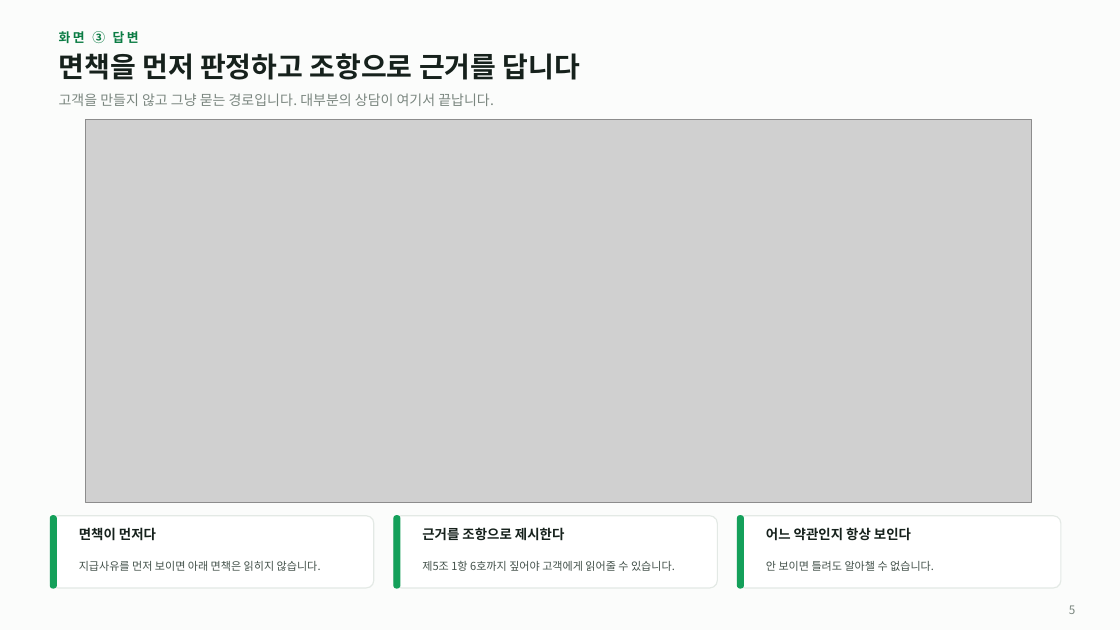
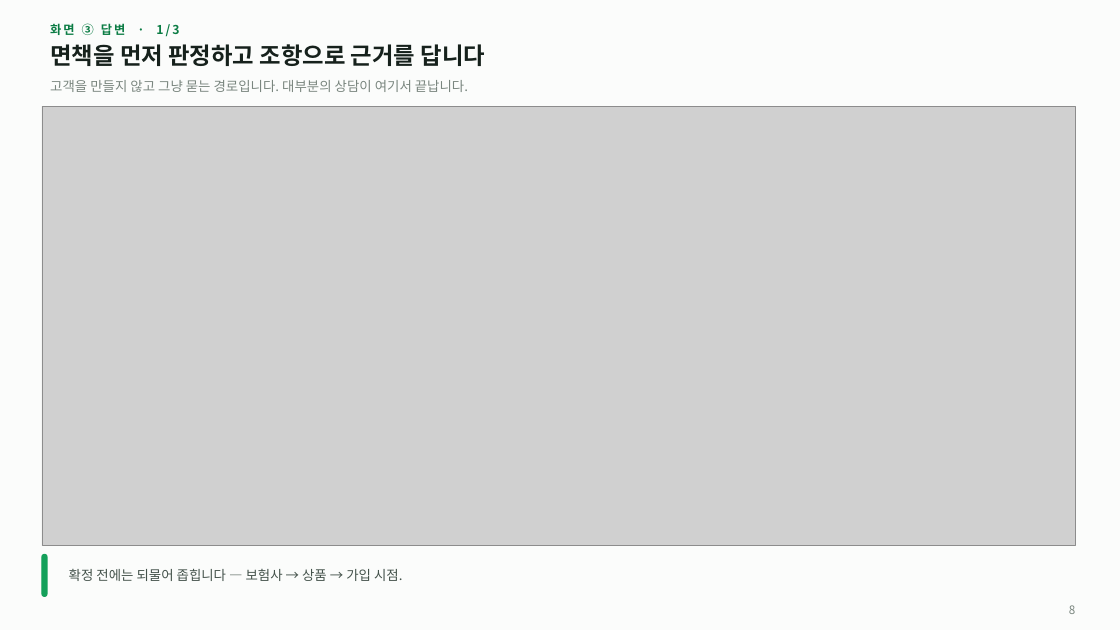
Before and after one commit to acathy870928-hash/chacha6377, a slide deck: slide 8 of docs/Insurance_AI_상담설계.pptx (slide 5 before the commit). Drawn at 1120x630 pixels with LibreOffice and Linux fonts; fonts in the diff are those of the drawing; grey boxes stand for pictures. Boxes give left, top, right and bottom in pixels: in the first picture for what was removed or moved away, otherwise in the second. Text is boxed around its words. In the diff, an @@ line names an element or a change of style, - is before the commit and + after.

```diff
--- a/docs/Insurance_AI_상담설계.pptx
+++ b/docs/Insurance_AI_상담설계.pptx
@@ text at [50,23,179,37]: text changed; size 11 to 10.5 pt @@
-화면 ③ 답변
+화면 ③ 답변 · 1/3
@@ text "면책을 먼저 판정하고 조항으로 근거를 ...": place and size @@
-text "면책을 먼저 판정하고 조항으로 근거를 ..." at [59,53,580,80]
+text "면책을 먼저 판정하고 조항으로 근거를 ..." at [50,44,485,66]
@@ text "면책을 먼저 판정하고 조항으로 근거를 ..." at [50,44,485,66]: size 24 to 20 pt @@
@@ text "고객을 만들지 않고 그냥 묻는 ...": place and size @@
-text "고객을 만들지 않고 그냥 묻는 ..." at [59,93,494,106]
+text "고객을 만들지 않고 그냥 묻는 ..." at [50,80,468,92]
@@ text "고객을 만들지 않고 그냥 묻는 ..." at [50,80,468,92]: size 12 to 11.5 pt @@
@@ picture: place and size @@
-picture at [86,119,1033,502]
+picture at [42,106,1075,545]
@@ rounded rectangle removed at [50,516,374,588] @@
@@ text removed at [79,527,156,541] @@
-면책이 먼저다
@@ rounded rectangle removed at [394,516,718,588] @@
@@ rounded rectangle removed at [394,516,400,588] @@
@@ text removed at [422,527,564,541] @@
-근거를 조항으로 제시한다
@@ rounded rectangle removed at [738,516,1061,588] @@
@@ rounded rectangle removed at [738,516,744,588] @@
@@ text removed at [766,527,911,541] @@
-어느 약관인지 항상 보인다
@@ rounded rectangle: place and size @@
-rounded rectangle at [50,516,56,588]
+rounded rectangle at [42,555,47,597]
@@ rounded rectangle at [42,555,47,597]: proportions changed @@
@@ text added at [69,569,403,581], 11.5 pt, text #44524B @@
+확정 전에는 되물어 좁힙니다 — 보험사 → 상품 → 가입 시점.
@@ text removed at [79,561,321,571] @@
-지급사유를 먼저 보이면 아래 면책은 읽히지 않습니다.
@@ text removed at [422,561,675,571] @@
-제5조 1항 6호까지 짚어야 고객에게 읽어줄 수 있습니다.
@@ text removed at [766,561,934,571] @@
-안 보이면 틀려도 알아챌 수 없습니다.
@@ text at [1069,605,1075,614]: text changed @@
-5
+8
```
Also in this commit, not shown: 3 other slides changed, 8 slides added, 1 slide removed, 8 other files.
